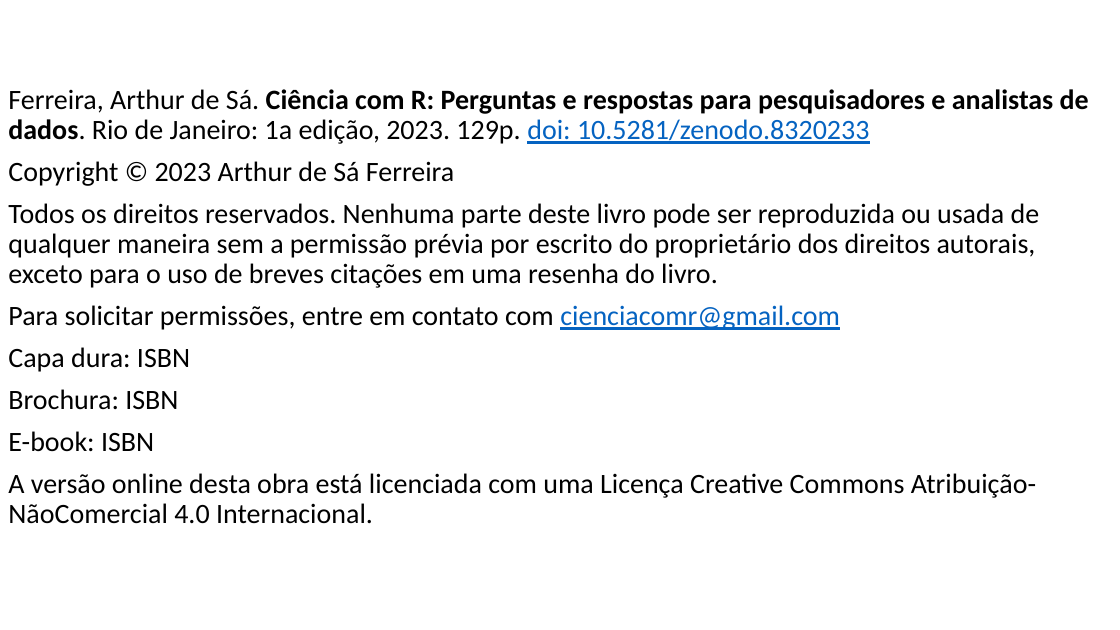
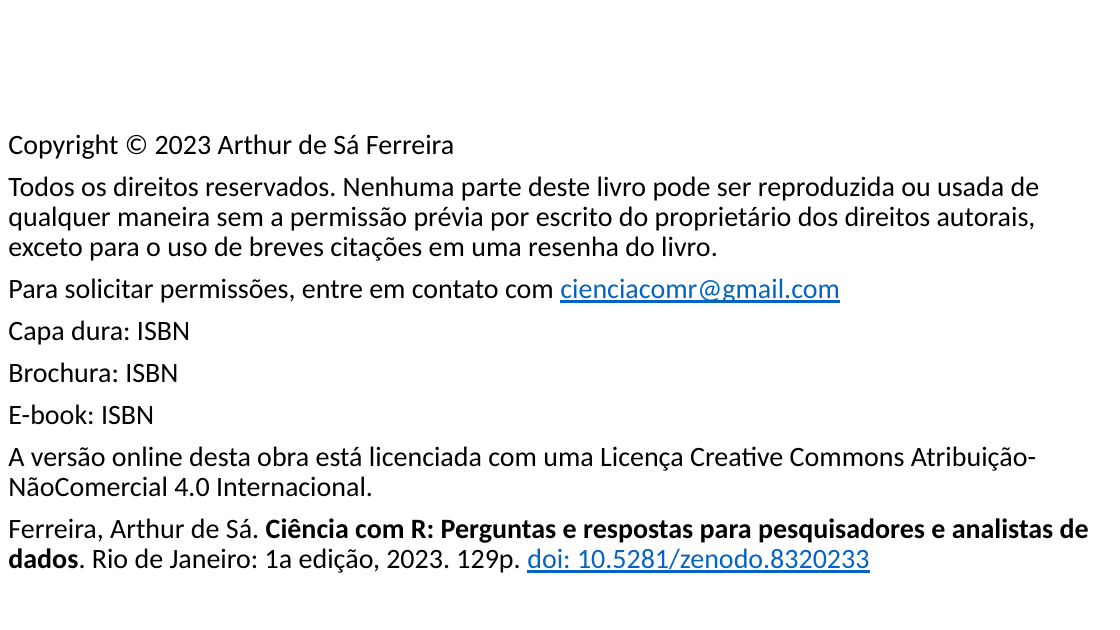
Before and after one commit to FerreiraAS/Ciencia-com-R, a slide deck: slide 2 of docs/Ciencia-com-R.pptx. Drawn at 1120x630 pixels with LibreOffice and Linux fonts; fonts in the diff are those of the drawing. Boxes give left, top, right and bottom in pixels: in the first picture for what was removed or moved away, otherwise in the second. Text is boxed around its words. In the diff, an @@ line names an element or a change of style, - is before the commit and + after.

```diff
--- a/docs/Ciencia-com-R.pptx
+++ b/docs/Ciencia-com-R.pptx
@@ text at bbox=[8, 89, 1089, 144]: paragraph removed @@
-Ferreira, Arthur de Sá. Ciência com R: Perguntas e respostas para pesquisadores e analistas de dados. Rio de Janeiro: 1a edição, 2023. 129p. doi: 10.5281/zenodo.8320233
@@ text at bbox=[8, 518, 1089, 573]: paragraph added @@
+Ferreira, Arthur de Sá. Ciência com R: Perguntas e respostas para pesquisadores e analistas de dados. Rio de Janeiro: 1a edição, 2023. 129p. doi: 10.5281/zenodo.8320233
```
Also in this commit, not shown: 12 other files.
